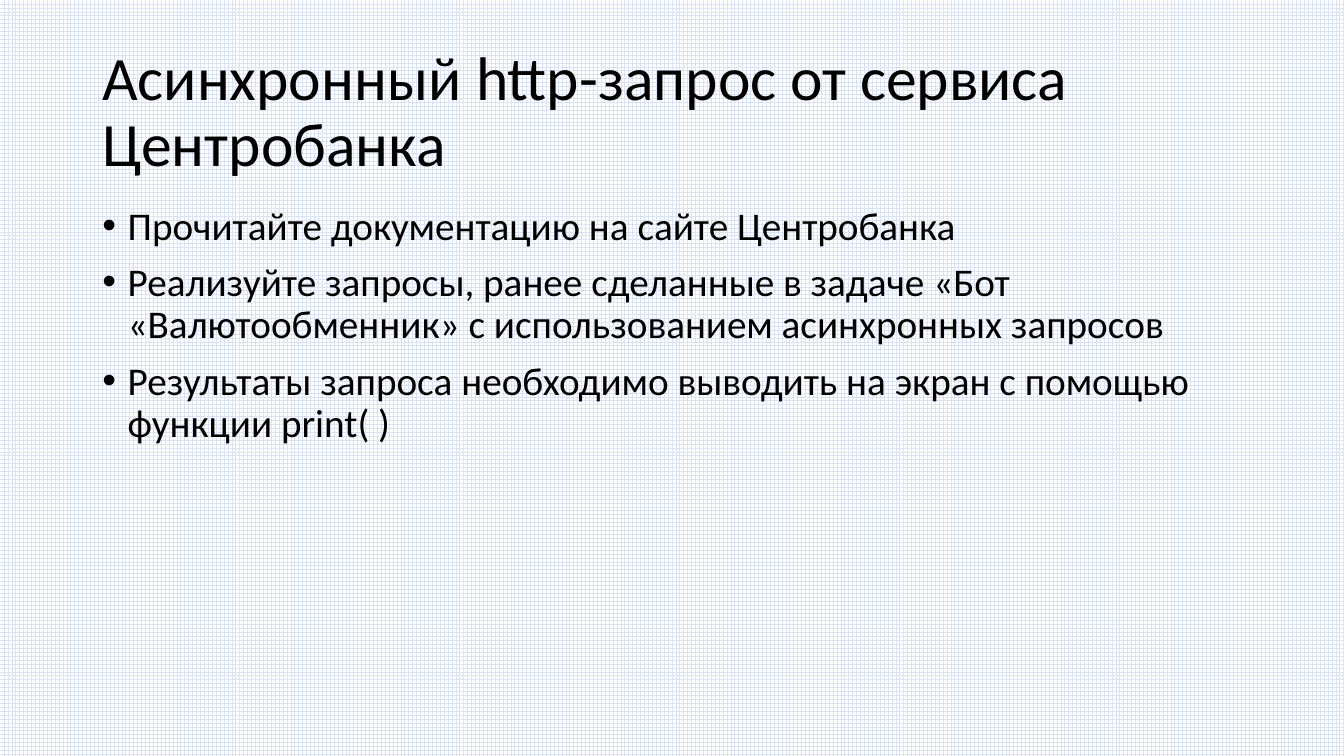
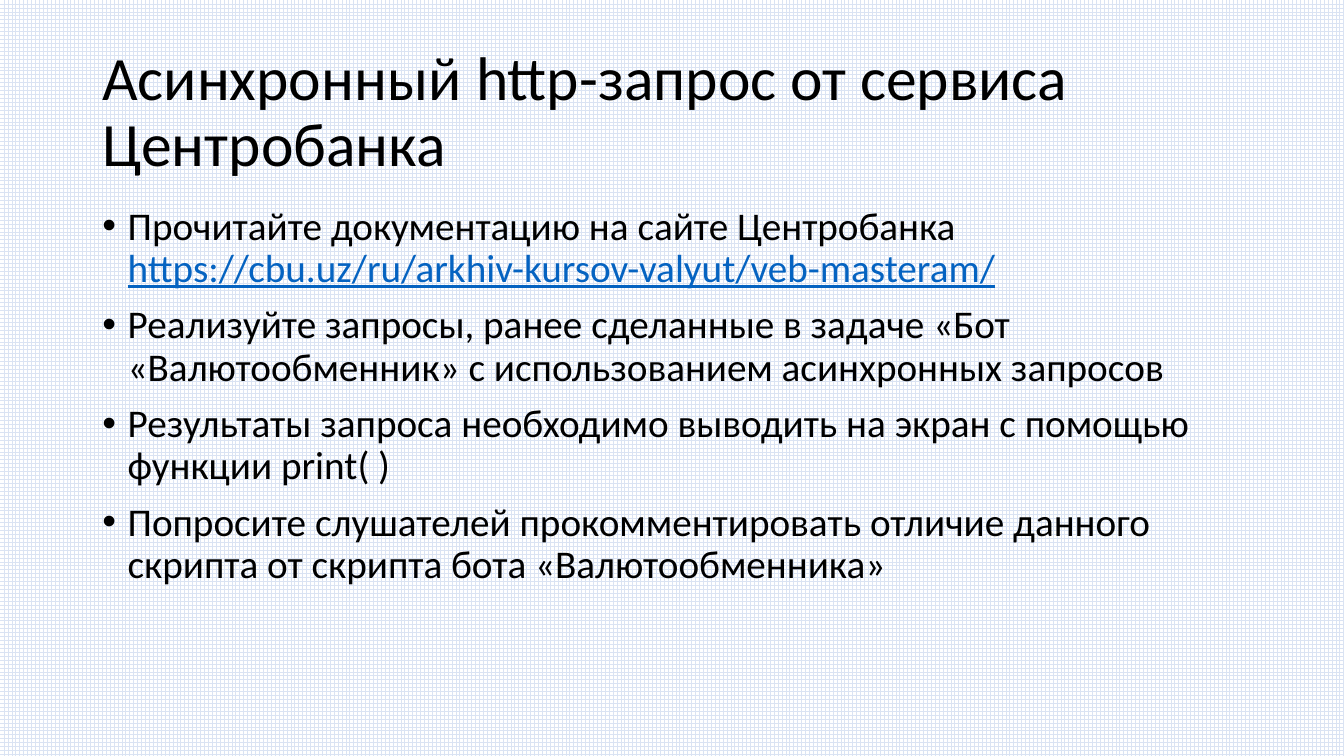
Before and after one commit to paveltsytovich/telegram-course, a slide deck: slide 235 of Presentation/Разработка ботов для телеграмм на Python.pptx. Drawn at 1344x756 pixels with LibreOffice and Linux fonts; fonts in the diff are those of the drawing. Boxes give left, top, right and bottom in pixels: in the first picture for what was removed or moved away, otherwise in the second. Text is boxed around its words. In the diff, an @@ line names an element or a change of style, - is before the commit and + after.

Commit message:
добавлен урл на сайт ЦБ в слайде упражения 11 модуля

```diff
--- a/Presentation/Разработка ботов для телеграмм на Python.pptx
+++ b/Presentation/Разработка ботов для телеграмм на Python.pptx
@@ text at (x1=128, y1=213, x2=995, y2=289): text changed; text colour #000000 to #0563C1 @@
-• Прочитайте документацию на сайте Центробанка
+• Прочитайте документацию на сайте Центробанка https://cbu.uz/ru/arkhiv-kursov-valyut/veb-masteram/
@@ text at (x1=128, y1=509, x2=1150, y2=585): paragraph added @@
+• Попросите слушателей прокомментировать отличие данного скрипта от скрипта бота «Валютообменника»
```
